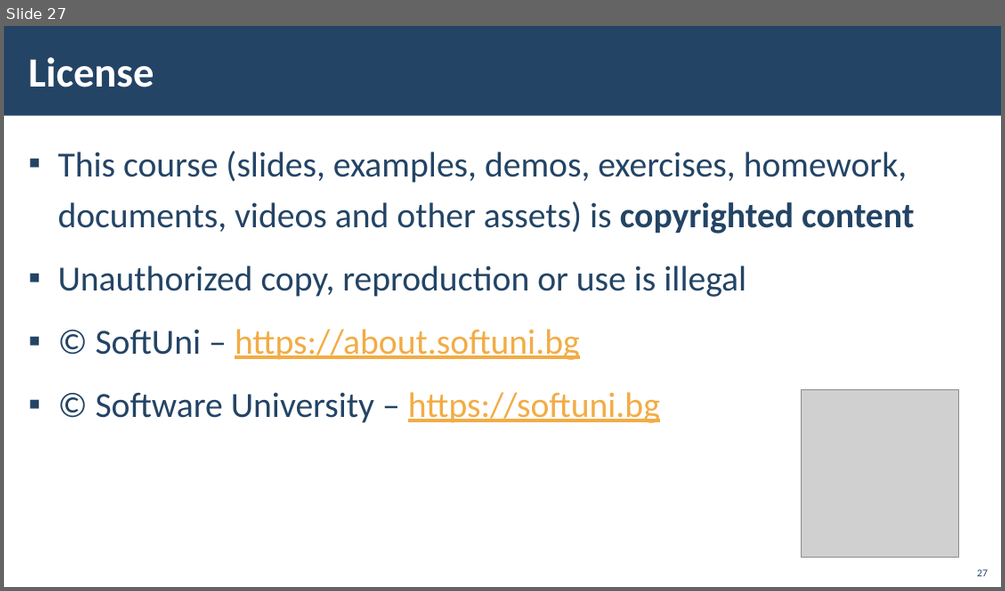
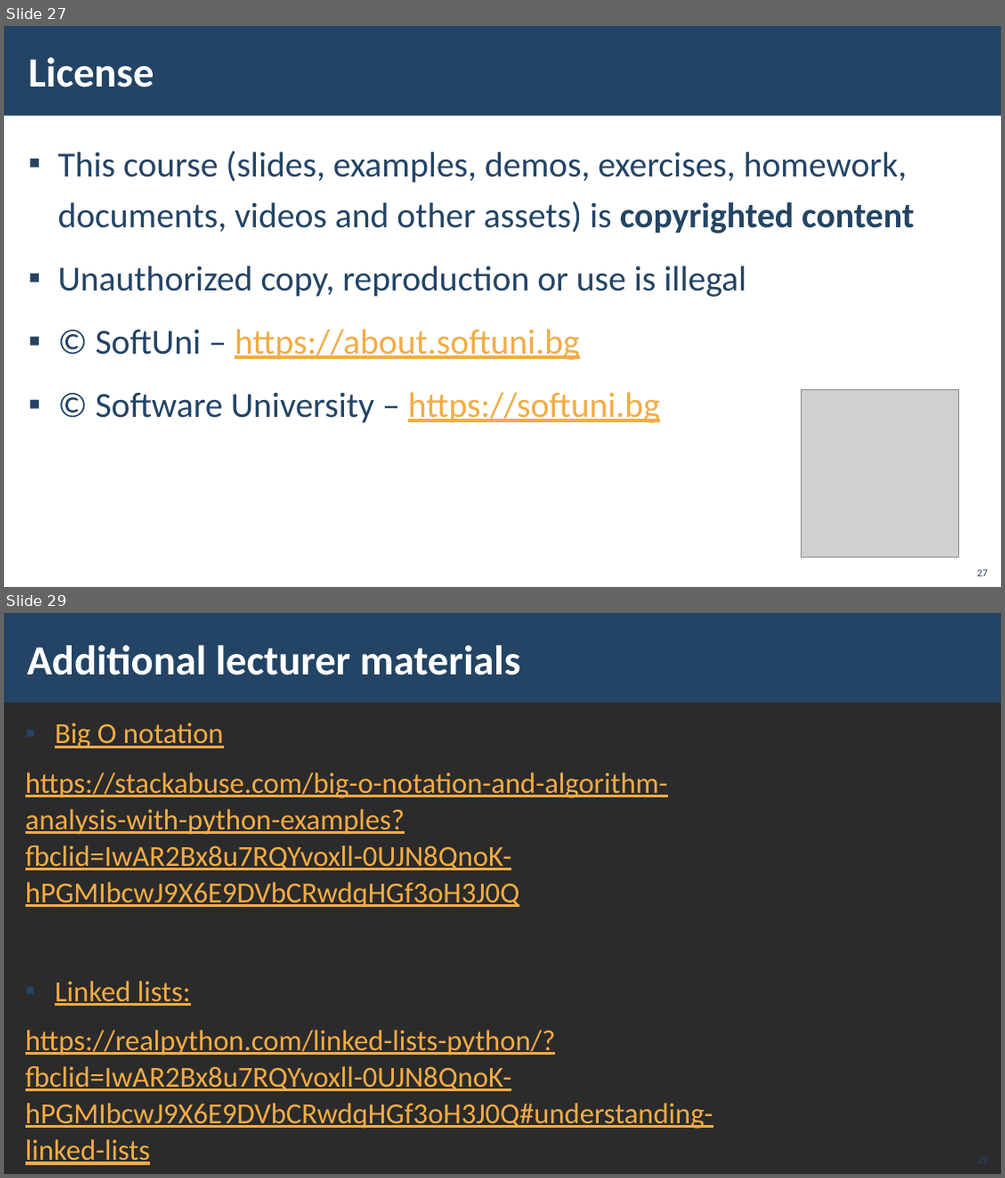
Before and after one commit to karolinanikolova/SoftUni-Software-Engineering, a slide deck: 3-Python-Advanced/Course-Materials/01-Lists-as-Stacks-and-Queues.pptx. Shown one above the other, each under a label of ours: slide 27 before the commit, slides 27 and 29 after it; the slides between them are not shown. The pictures are 1005x591 and 1005x1178 pixels, drawn with LibreOffice and Linux fonts; fonts in the diff are those of the drawing; grey boxes stand for pictures; background and template pictures are left out; a plain dark background stands for a picture behind light text. Boxes give left, top, right and bottom in pixels: in the first picture for what was removed or moved away, otherwise in the second. Text is boxed around its words. In the diff, an @@ line names an element or a change of style, - is before the commit and + after.

```diff
--- a/3-Python-Advanced/Course-Materials/01-Lists-as-Stacks-and-Queues.pptx
+++ b/3-Python-Advanced/Course-Materials/01-Lists-as-Stacks-and-Queues.pptx
@@ slide 29 added at bbox=[4, 613, 1001, 1174], background picture (left out); not listed: 1 template element that a slide beside it also shows @@
@@ title added at bbox=[27, 645, 521, 675], 40 pt, text #FFFFFF, bold @@
+Additional lecturer materials
@@ text added at bbox=[25, 722, 713, 1165], 28 pt, text #F2AC44, underline @@
+▪ Big O notation
+https://stackabuse.com/big-o-notation-and-algorithm-analysis-with-python-examples?fbclid=IwAR2Bx8u7RQYvoxll-0UJN8QnoK-hPGMIbcwJ9X6E9DVbCRwdqHGf3oH3J0Q
+▪ Linked lists:
+https://realpython.com/linked-lists-python/?fbclid=IwAR2Bx8u7RQYvoxll-0UJN8QnoK-hPGMIbcwJ9X6E9DVbCRwdqHGf3oH3J0Q#understanding-linked-lists
@@ page number added at bbox=[965, 1145, 995, 1169], 10 pt, text #234465 @@
+29
```
Also in this commit, not shown: 1 slide changed, 32 other files.
